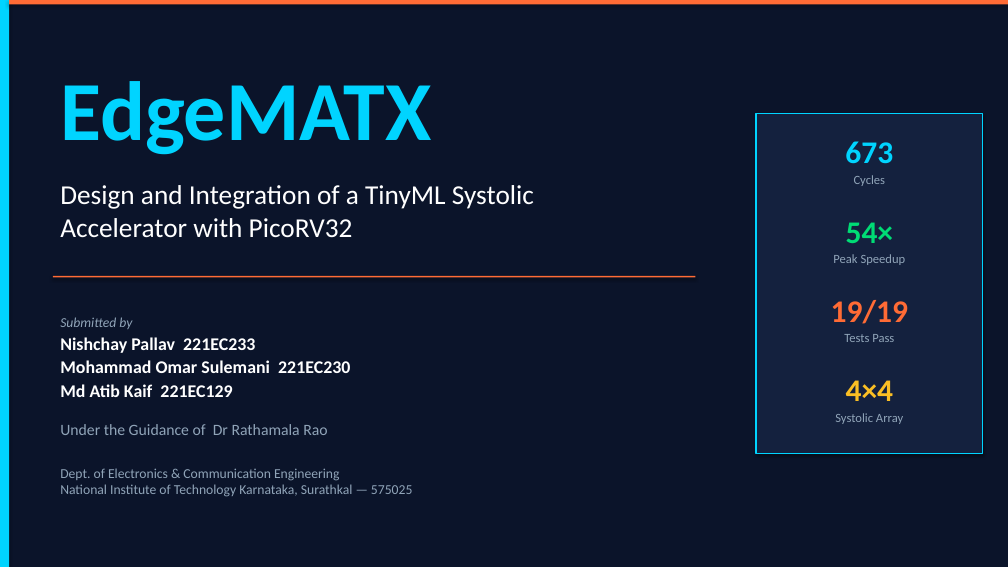
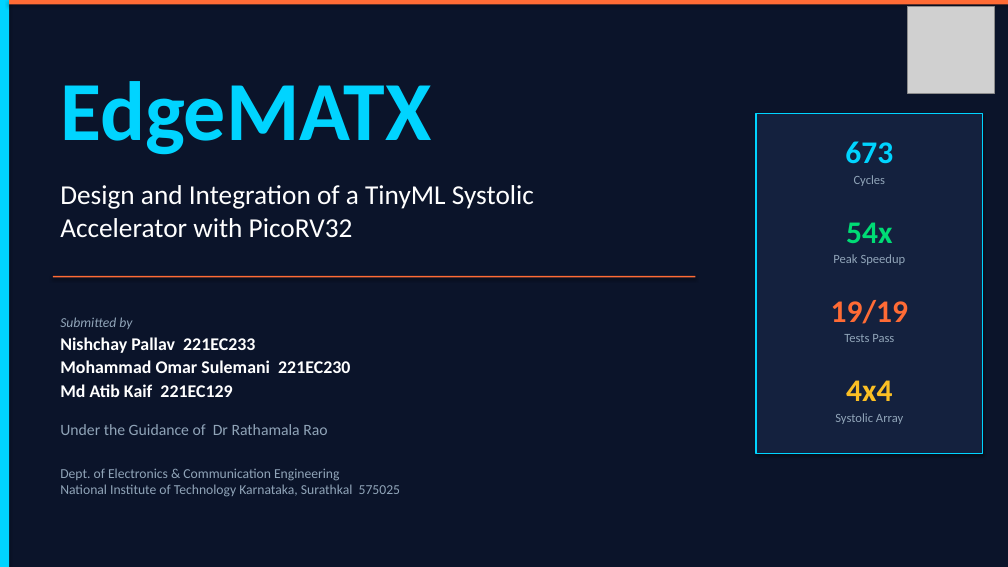
Before and after one commit to Quicksilver008/TinyML-Accelerator, a slide deck: slide 1 of docs/major/EdgeMATX_presentation.pptx. Drawn at 1008x567 pixels with LibreOffice and Linux fonts; fonts in the diff are those of the drawing; grey boxes stand for pictures. Boxes give left, top, right and bottom in pixels: in the first picture for what was removed or moved away, otherwise in the second. Text is boxed around its words. In the diff, an @@ line names an element or a change of style, - is before the commit and + after.

```diff
--- a/docs/major/EdgeMATX_presentation.pptx
+++ b/docs/major/EdgeMATX_presentation.pptx
@@ picture added at (907, 6, 994, 93) @@
@@ text at (846, 222, 892, 243): text changed @@
-54×
+54x
@@ text at (846, 380, 892, 401): text changed @@
-4×4
+4x4
@@ text at (60, 468, 400, 497): text changed @@
-Dept. of Electronics & Communication Engineering
-National Institute of Technology Karnataka, Surathkal — 575025
+Dept. of Electronics & Communication Engineering
+National Institute of Technology Karnataka, Surathkal 575025
```
Also in this commit, not shown: 14 other slides changed, 2 slides added, 6 other files.
